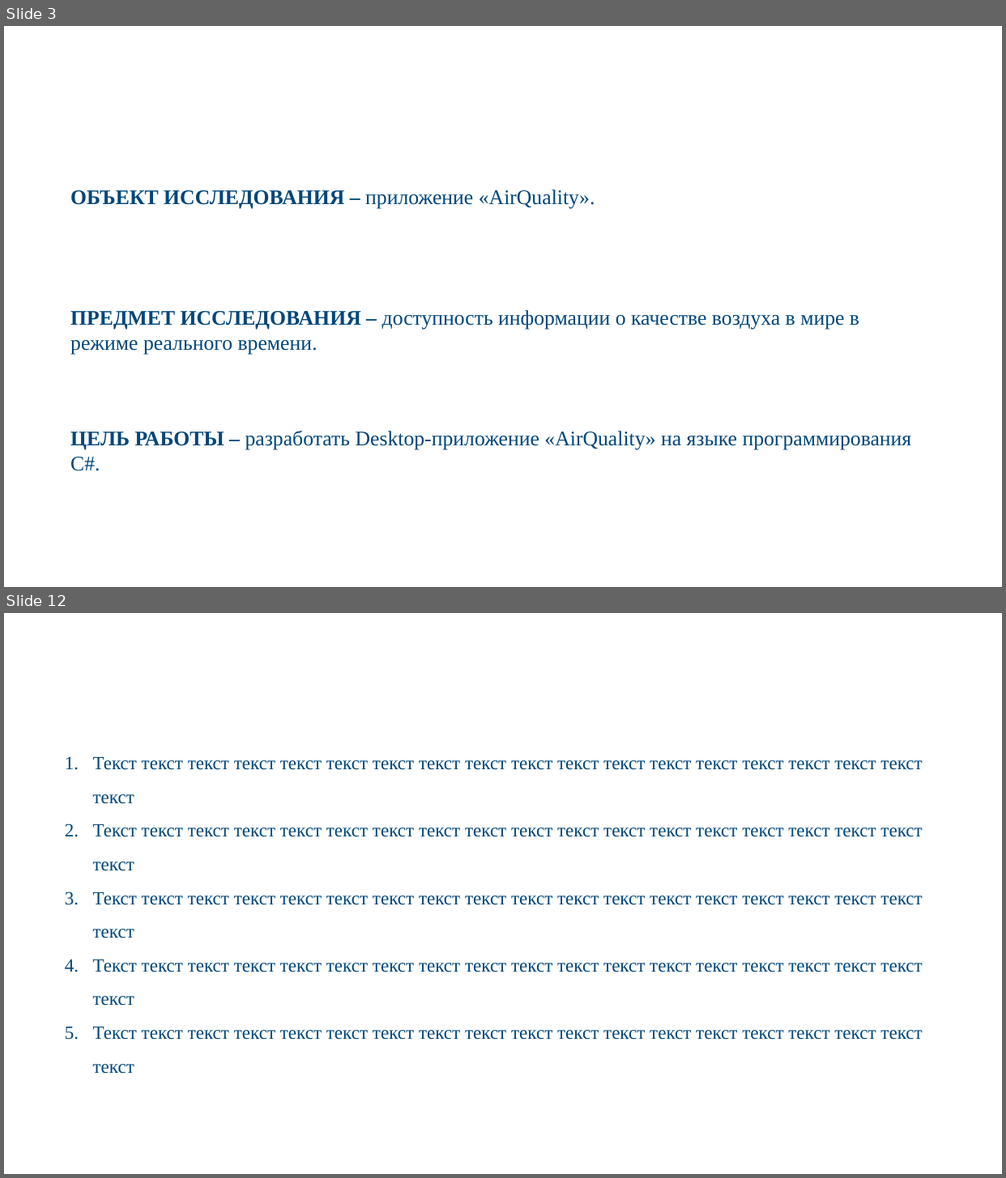
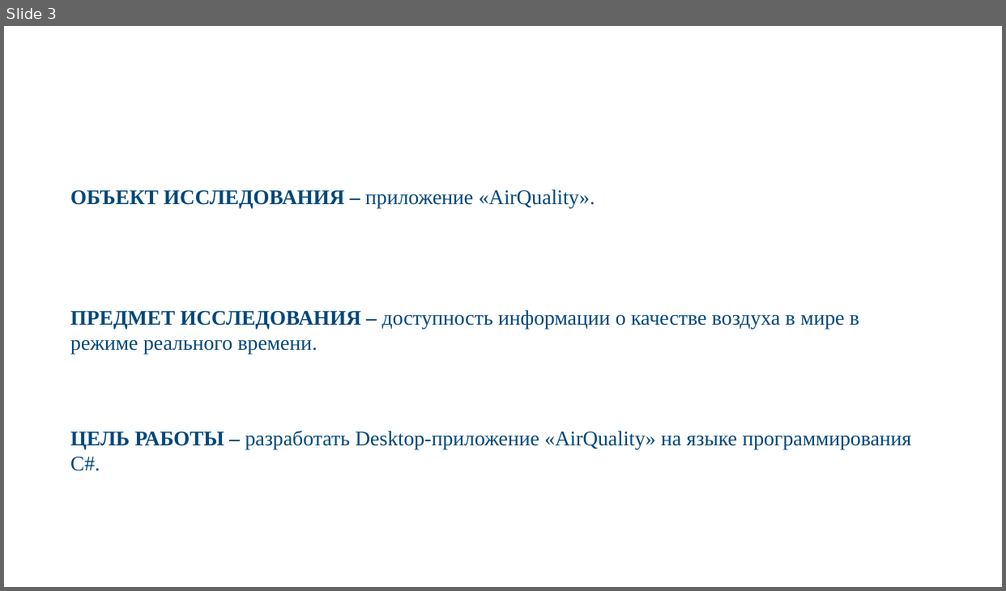
Before and after one commit to Martt0VV/test, a slide deck: Мартьянов.pptx. Shown one above the other, each under a label of ours: slides 3 and 12 before the commit, slide 3 after it; the slides between them are not shown. The pictures are 1006x1178 and 1006x591 pixels, drawn with LibreOffice and Linux fonts; fonts in the diff are those of the drawing; background and template pictures are left out. Boxes give left, top, right and bottom in pixels: in the first picture for what was removed or moved away, otherwise in the second. Text is boxed around its words. In the diff, an @@ line names an element or a change of style, - is before the commit and + after.

```diff
--- a/Мартьянов.pptx
+++ b/Мартьянов.pptx
@@ slide 12 removed at (4, 613, 1002, 1174), background picture (left out) @@
@@ text removed at (484, 617, 989, 654) @@
-ПЕРСПЕКТИВЫ
@@ text removed at (93, 757, 922, 1074) @@
-1. Текст текст текст текст текст текст текст текст текст текст текст текст текст текст текст текст текст текст текст
-2. Текст текст текст текст текст текст текст текст текст текст текст текст текст текст текст текст текст текст текст
-3. Текст текст текст текст текст текст текст текст текст текст текст текст текст текст текст текст текст текст текст
-4. Текст текст текст текст текст текст текст текст текст текст текст текст текст текст текст текст текст текст текст
-5. Текст текст текст текст текст текст текст текст текст текст текст текст текст текст текст текст текст текст текст
@@ text removed at (918, 1125, 970, 1168) @@
-12
```
Also in this commit, not shown: 4 slides changed, 21 slides added, 6 other slides removed.
